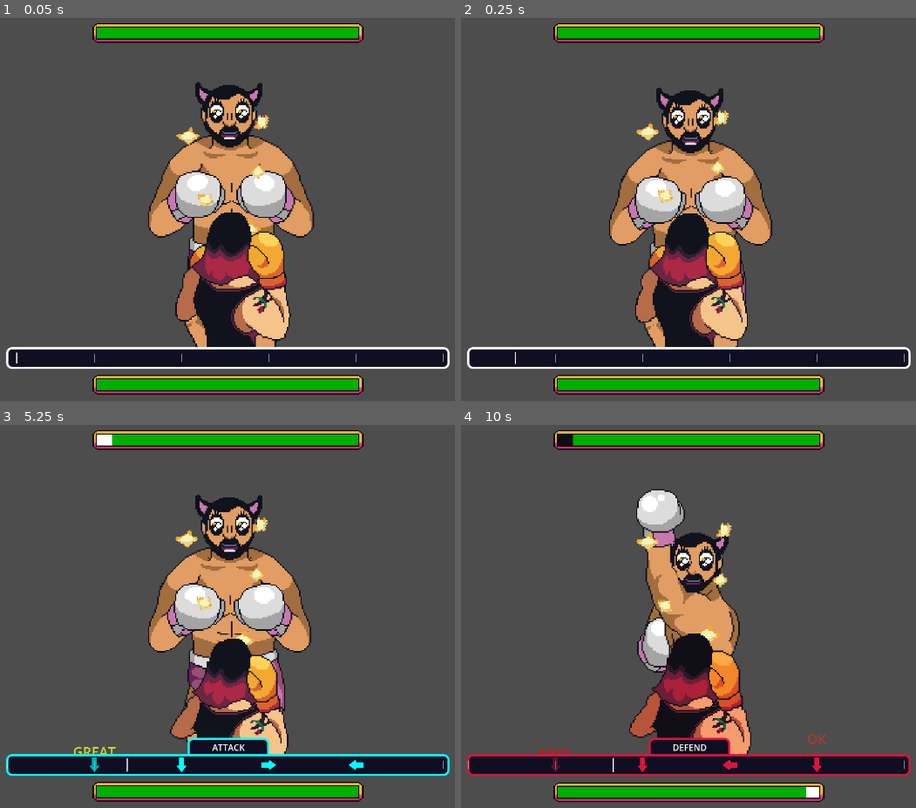
Above: before the commit, frames 1-4 (two rows, left to right).
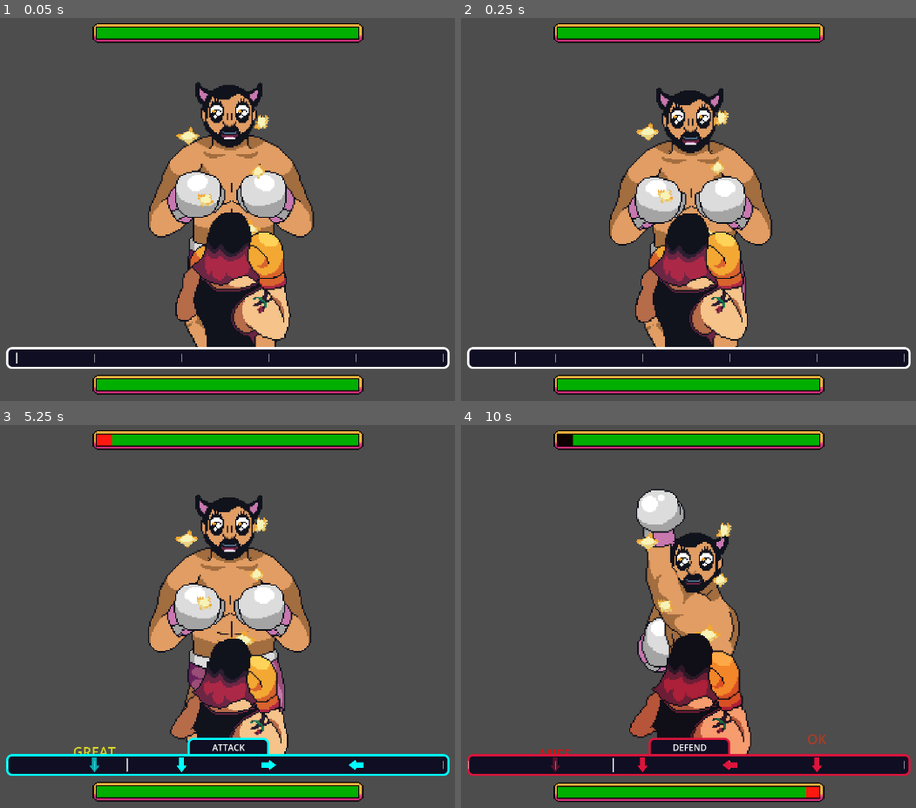
Above: after the commit, the same moments.

Repository: freesstylers/GiftJam2324
Game: Godot game, scene res://Scenes/FinalContent/C_Battle.tscn
Two runs of this game, one before a commit and one after it. Both use one fixed random seed, a clock stepped at 60 frames per second and the inputs below. This scene is started directly instead of the project's main scene. The engine's default icon, where the game draws it, is replaced by a stand-in: a white triangle on a blue panel in a dark square.
Inputs:
- Up to frame 1 (0.05 s): no input
- Up to frame 2 (0.25 s): no input
- Up to frame 3 (5.25 s): tap Enter (ui_accept) at 0.5, 0.77, 1.52, 3.02, 3.77, 4.52 s; hold Right (input_right) 0.53-1.28 s; hold Down (input_down) 1.28-2.03 s; hold Right (input_right) 2.03-2.78 s; hold Up (input_up) 2.78-3.53 s; hold Left (input_left) 3.53-5.03 s; hold Down (input_down) from 5.03 s (still down)
- Up to frame 4 (10 s): release Down (input_down) at 5.78 s; hold Right (input_right) 5.78-6.53 s; tap Enter (ui_accept) at 6.02, 6.77, 7.52, 9.02, 9.77 s; hold Up (input_up) 6.53-7.28 s; hold Right (input_right) 7.28-8.03 s; hold Down (input_down) 8.03-8.78 s; hold Left (input_left) 8.78-9.53 s; hold Up (input_up) from 9.53 s (still down)

The runs differ from the first frame. In frame 3, 0.1% of the frame differs, in the area x 21-25%, y 2-6%; in frame 4, less than 0.1%.

Commit message:
Barra de vida es roja ahora

Diff:
--- a/Scenes/Prefabs/HealthBar.tscn
+++ b/Scenes/Prefabs/HealthBar.tscn
@@ -36,6 +36,7 @@
 onHitDisplacement = Vector2(2, 5)
 
 [node name="DamageBar" type="ProgressBar" parent="."]
+modulate = Color(1, 0.0941176, 0.0588235, 1)
 z_index = -1
 layout_mode = 1
 anchors_preset = 15
